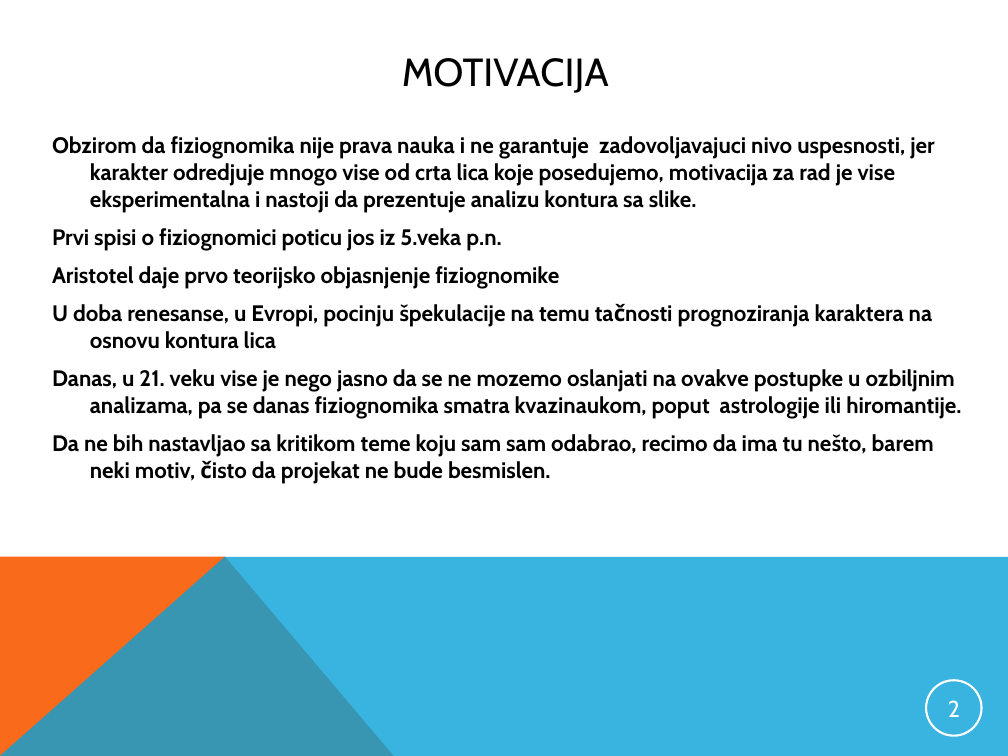
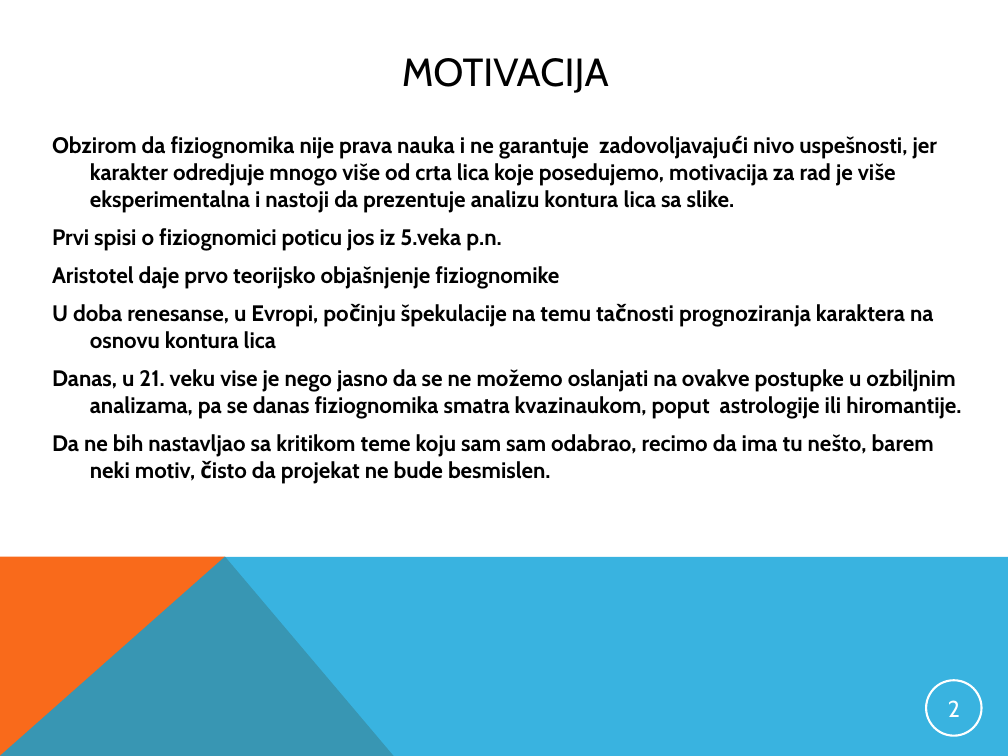
Before and after one commit to badf00d21/softkompjuting-projekat, a slide deck: slide 2 of Specifikacija projekta - final RA57_2012.pptx. Drawn at 1008x756 pixels with LibreOffice and Linux fonts; fonts in the diff are those of the drawing. Boxes give left, top, right and bottom in pixels: in the first picture for what was removed or moved away, otherwise in the second. Text is boxed around its words. In the diff, an @@ line names an element or a change of style, - is before the commit and + after.

```diff
--- a/Specifikacija projekta - final RA57_2012.pptx
+++ b/Specifikacija projekta - final RA57_2012.pptx
@@ text at box(52, 136, 938, 213): text changed @@
-Obzirom da fiziognomika nije prava nauka i ne garantuje zadovoljavajuci nivo uspesnosti, jer karakter odredjuje mnogo vise od crta lica koje posedujemo, motivacija za rad je vise eksperimentalna i nastoji da prezentuje analizu kontura sa slike.
+Obzirom da fiziognomika nije prava nauka i ne garantuje zadovoljavajući nivo uspešnosti, jer karakter odredjuje mnogo više od crta lica koje posedujemo, motivacija za rad je više eksperimentalna i nastoji da prezentuje analizu kontura lica sa slike.
@@ text at box(52, 266, 961, 419): text changed @@
-Aristotel daje prvo teorijsko objasnjenje fiziognomike
-U doba renesanse, u Evropi, pocinju špekulacije na temu tačnosti prognoziranja karaktera na osnovu kontura lica
-Danas, u 21. veku vise je nego jasno da se ne mozemo oslanjati na ovakve postupke u ozbiljnim analizama, pa se danas fiziognomika smatra kvazinaukom, poput astrologije ili hiromantije.
+Aristotel daje prvo teorijsko objašnjenje fiziognomike
+U doba renesanse, u Evropi, počinju špekulacije na temu tačnosti prognoziranja karaktera na osnovu kontura lica
+Danas, u 21. veku vise je nego jasno da se ne možemo oslanjati na ovakve postupke u ozbiljnim analizama, pa se danas fiziognomika smatra kvazinaukom, poput astrologije ili hiromantije.
```
Also in this commit, not shown: 1 other slide changed, 18 other files.
